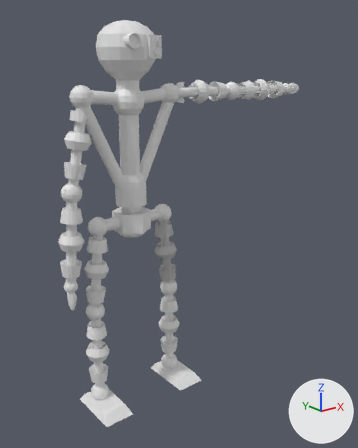
The Blender file Assets/Models/Blender/Player/Player Arm Idle.blend, before and after one commit.
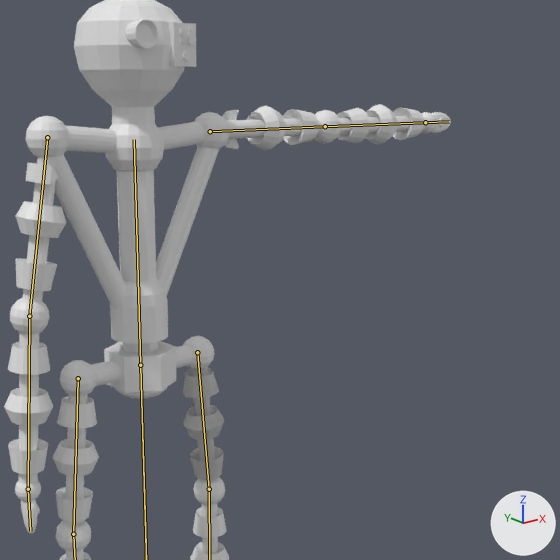
There are two pictures of each version: one whole from a 50 mm camera at (-1.36, -2.09, 1.75) aimed at (0.34, 0.02, 0.9), one close up on the part from 16% to 100% of the width and 5% to 73% of the height. Every picture has the same lights, and +X, +Y and +Z are marked at lower right. Both versions are drawn at frame 1 of the action 'ArmatureAction'; the numbers are the values there. The bones that bend it are drawn over the model as lines in the close-ups.
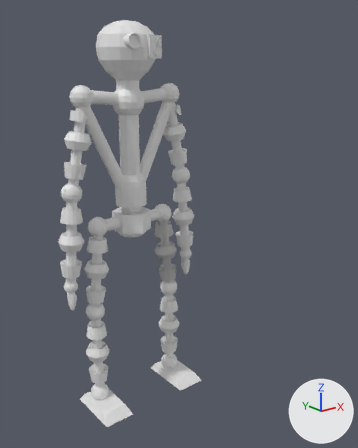
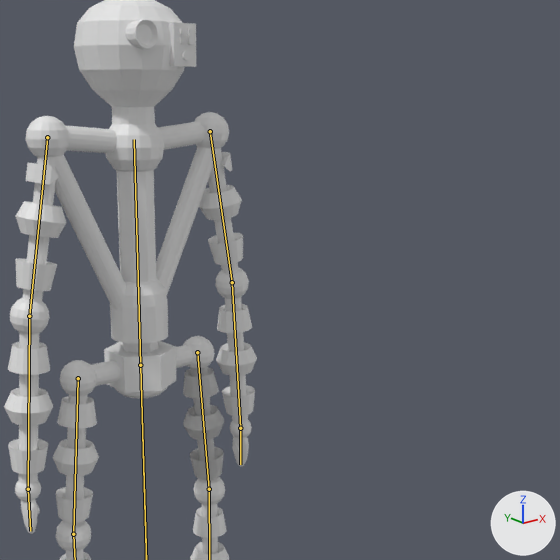
Edits to the scene script, one JSON object a line:
```json
{"block": "bone_arm_l", "where": "bone_arm_l = bpy.data.objects['Armature'].pose.bones['Arm.L']  # child of 'Spine'"}
{"op": "set", "path": "bone_arm_l.rotation_quaternion", "old": "(1.0, 0.0, 0.0, 0.0)", "new": "(0.542, 0.455, 0.542, -0.455)", "note": "degrees (0, 0, 0) -> degrees (80, 90, 0)"}
{"block": "bone_forearm_l", "where": "bone_forearm_l = bpy.data.objects['Armature'].pose.bones['Forearm.L']  # child of 'Arm.L'"}
{"op": "set", "path": "bone_forearm_l.rotation_quaternion", "old": "(1.0, 0.0, 0.0, 0.0)", "new": "(0.999, 0.05, 0.0, 0.0)", "note": "degrees (0, 0, 0) -> degrees (6, 0, 0)"}
{"block": "bone_hand_l", "where": "bone_hand_l = bpy.data.objects['Armature'].pose.bones['Hand.L']  # child of 'Forearm.L'"}
{"op": "set", "path": "bone_hand_l.rotation_quaternion", "old": "(1.0, 0.0, 0.0, 0.0)", "new": "(0.999, 0.037, 0.0, 0.0)", "note": "degrees (0, 0, 0) -> degrees (4, 0, 0)"}
```

Boxes [x1, y1, x2, y2] around the edits, measured in the close-ups (560 x 560 px):
```json
{"object": "Sphere", "change": "posed", "before": [4, 0, 451, 560], "after": [4, 0, 257, 560]}
{"bone": "Arm.L", "before": "(210, 131) to (325, 126)", "after": "(210, 131) to (232, 282)"}
{"bone": "Forearm.L", "before": "(325, 126) to (425, 122)", "after": "(232, 282) to (240, 428)"}
{"bone": "Hand.L", "before": "(425, 122) to (449, 121)", "after": "(240, 428) to (240, 464)"}
```
